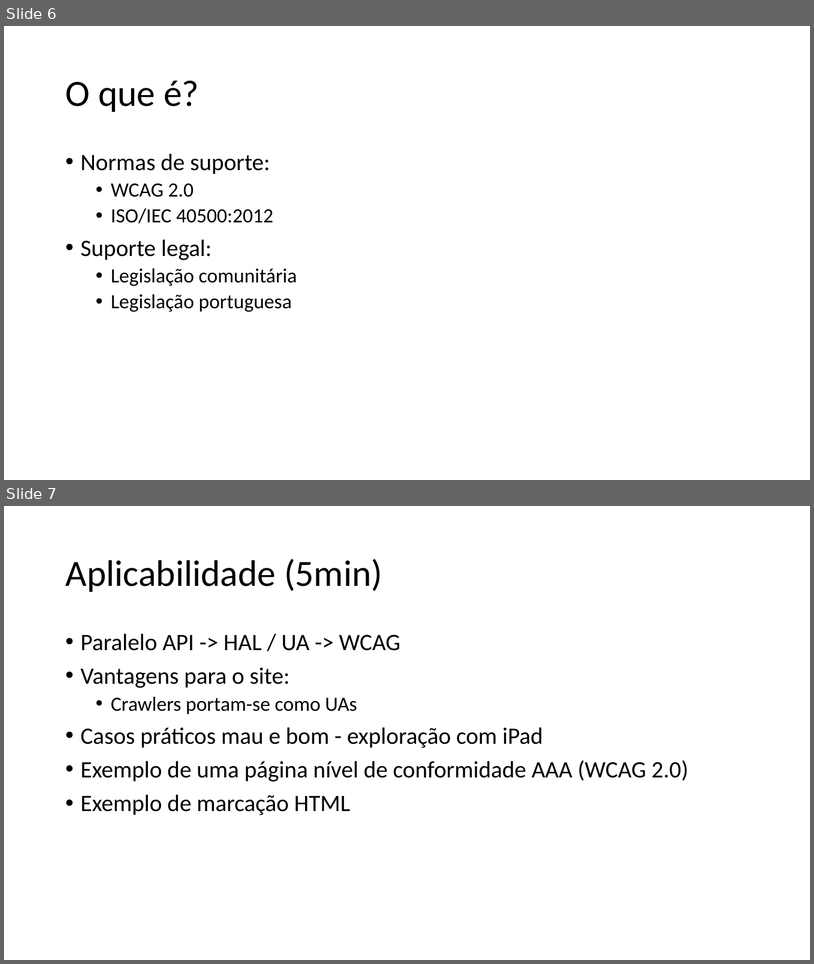
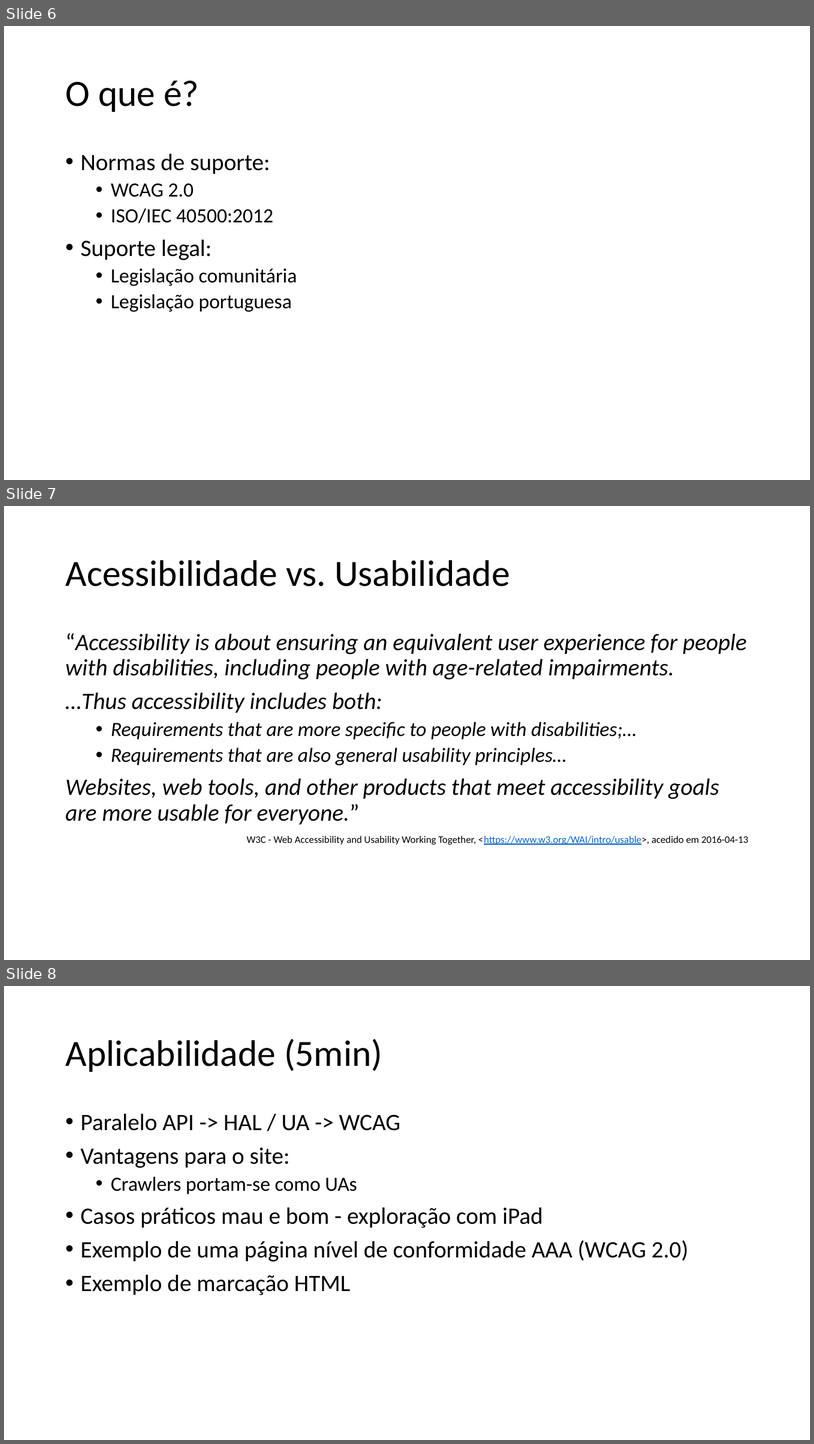
Before and after one commit to aborba/tertulias-nodejs, a slide deck: docs/Accessibility a22908.pptx. Shown one above the other, each under a label of ours: slides 6 and 7 before the commit, slides 6, 7 and 8 after it. The pictures are 814x964 and 814x1444 pixels, drawn with LibreOffice and Linux fonts; fonts in the diff are those of the drawing. Boxes give left, top, right and bottom in pixels: in the first picture for what was removed or moved away, otherwise in the second. Text is boxed around its words. In the diff, an @@ line names an element or a change of style, - is before the commit and + after.

```diff
--- a/docs/Accessibility a22908.pptx
+++ b/docs/Accessibility a22908.pptx
@@ slide 7 added at box(4, 506, 810, 960), background #FFFFFF @@
@@ title added at box(65, 560, 510, 586), 44 pt, text #000000 @@
+Acessibilidade vs. Usabilidade
@@ text added at box(65, 633, 749, 844), 28 pt, text #000000, italic @@
+“Accessibility is about ensuring an equivalent user experience for people with disabilities, including people with age-related impairments.
+…Thus accessibility includes both:
+  • Requirements that are more specific to people with disabilities;…
+  • Requirements that are also general usability principles…
+Websites, web tools, and other products that meet accessibility goals are more usable for everyone.”
+W3C - Web Accessibility and Usability Working Together, <https://www.w3.org/WAI/intro/usable>, acedido em 2016-04-13
@@ what was slide 7 is now slide 8 @@
```
Also in this commit, not shown: 1 slide changed.
